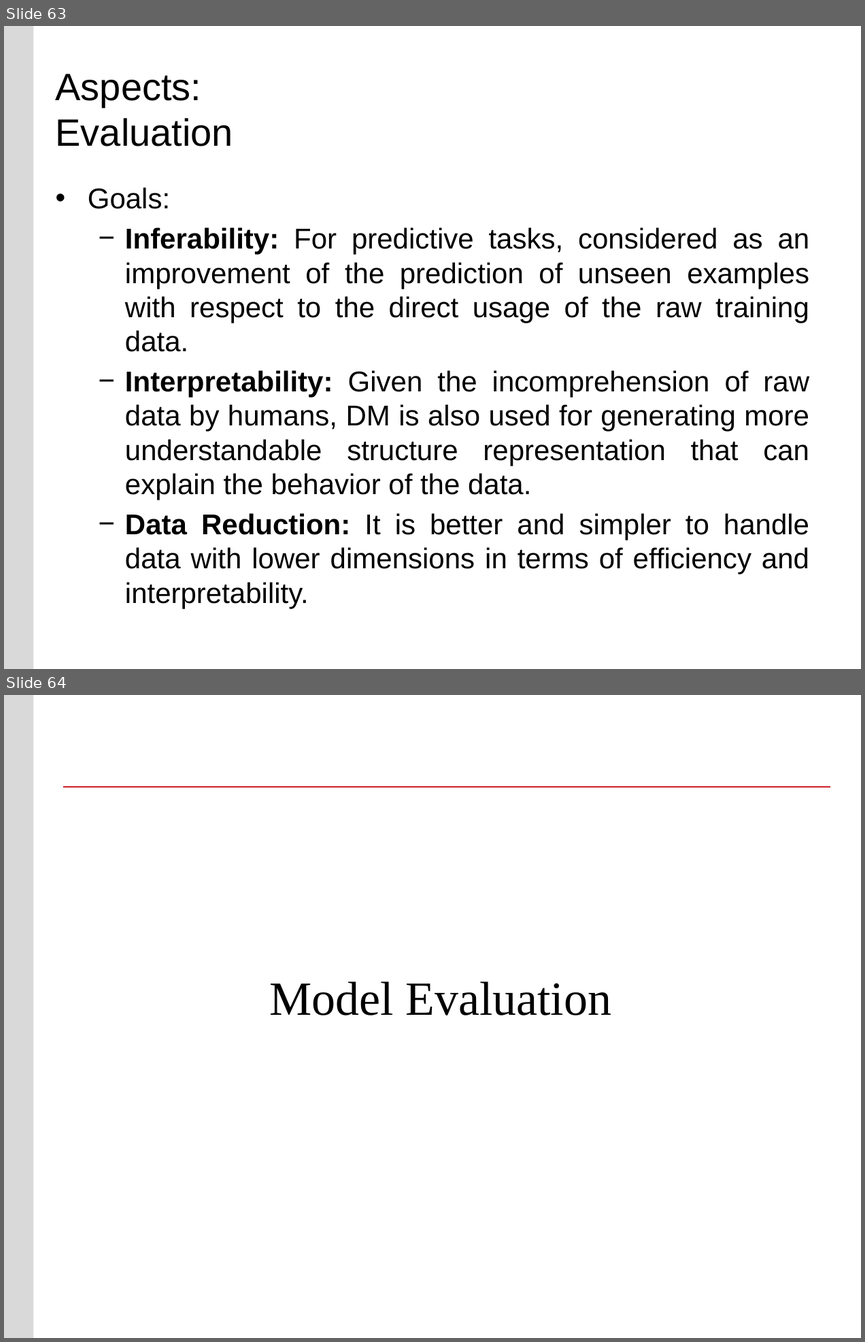
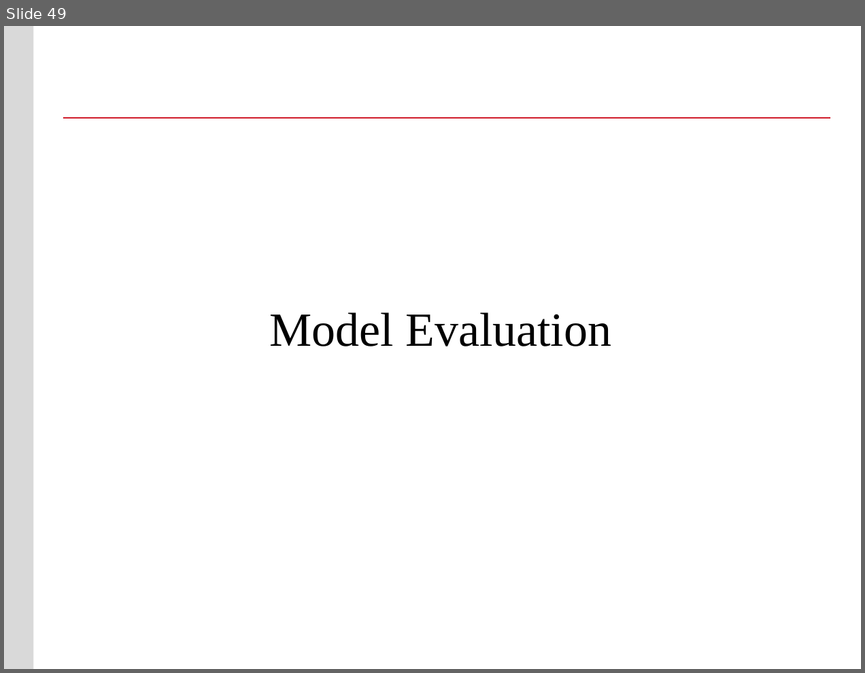
Before and after one commit to buyuhuang/csda1000_FT, a slide deck: day6/1. Lecture/day_6_model_selection_model_evaluation.pptx. Shown one above the other, each under a label of ours: slides 63 and 64 before the commit, slide 49 after it. The pictures are 865x1342 and 865x673 pixels, drawn with LibreOffice and Linux fonts; fonts in the diff are those of the drawing; background and template pictures are left out. Boxes give left, top, right and bottom in pixels: in the first picture for what was removed or moved away, otherwise in the second. Text is boxed around its words. In the diff, an @@ line names an element or a change of style, - is before the commit and + after.

```diff
--- a/day6/1. Lecture/day_6_model_selection_model_evaluation.pptx
+++ b/day6/1. Lecture/day_6_model_selection_model_evaluation.pptx
@@ slide 63 removed at <box>4,26,861,669</box>, background #FFFFFF; not listed: 1 template element that a slide beside it also shows @@
@@ title removed at <box>56,74,233,146</box> @@
-Aspects:
-Evaluation
@@ text removed at <box>88,187,810,608</box> @@
-• Goals:
-  − Inferability: For predictive tasks, considered as an improvement of the prediction of unseen examples with respect to the direct usage of the raw training data.
-  − Interpretability: Given the incomprehension of raw data by humans, DM is also used for generating more understandable structure representation that can explain the behavior of the data.
-  − Data Reduction: It is better and simpler to handle data with lower dimensions in terms of efficiency and interpretability.
@@ what was slide 64 is now slide 49 @@
```
Also in this commit, not shown: 16 other slides removed, 52 other files.
